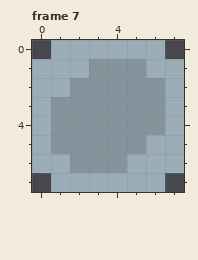
Pixel-art file, stored at Assets/Sprites/Turrets/aoeturret.ase. The picture above was drawn from the file before the commit.
8x8 pixels, 7 frames. Shown: frame 7. The commit also changed other frames, which this record leaves out.
The result:
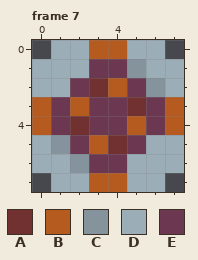
Palette (. is transparent): A #713131  B #b55b1f  C #84939c  D #9badb7  E #6c3851
Edits made:
layer "Layer 3" now shown
Frame 7, layer "Layer 3":
Colour C gives way to colour A in row 2 at x 3; in row 3 at x 5; in row 4 at x 2; in row 5 at x 4.
Colour C gives way to colour B in row 2 at x 4; in row 3 at x 2; in row 4 at x 5; in row 5 at x 3.
Colour D gives way to colour B in row 0 at x 3 to 4; in rows 3 to 4 at x 0 and 7; in row 7 at x 3 to 4.
Colour C gives way to colour E in row 1 at x 3 to 4; in row 2 at x 2 and 5; in rows 3 to 4 at x 1, 3 to 4 and 6; in row 5 at x 2 and 5; in row 6 at x 3 to 4.
Pixel boxes of the changes (left, top, right, bottom) in both pictures:
changed: (32, 40, 184, 192)
